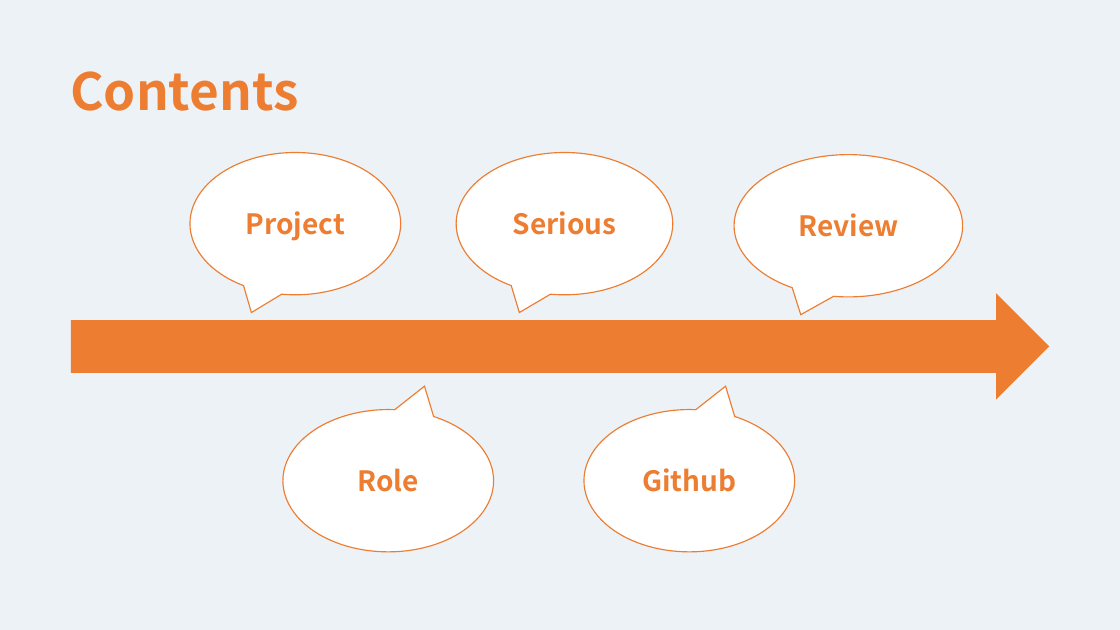
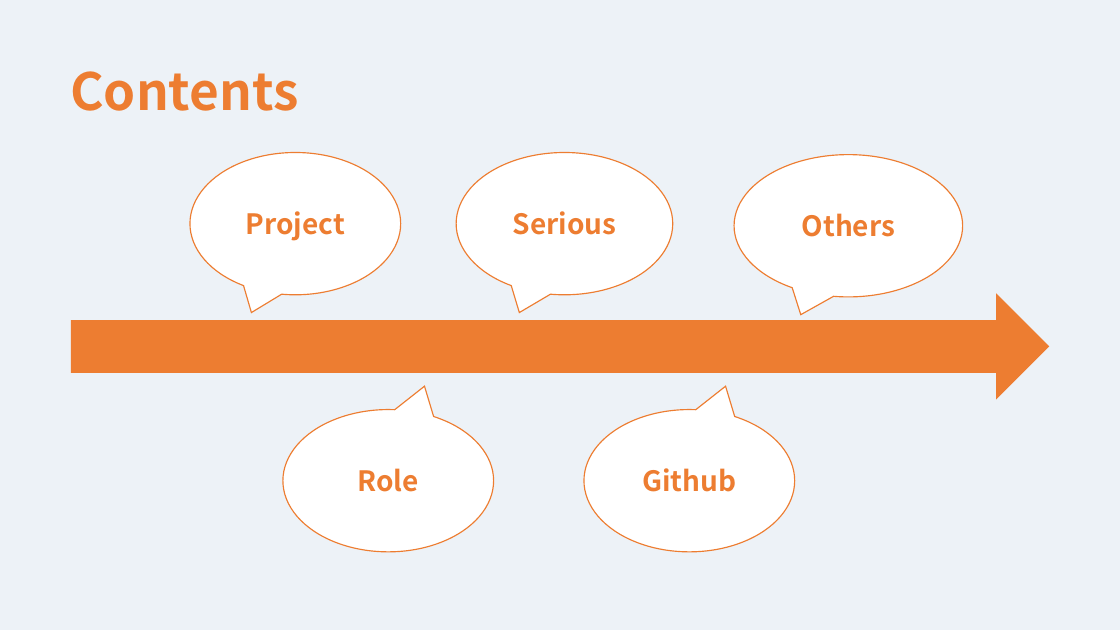
Before and after one commit to hbseo/desktop_calculator, a slide deck: slide 2 of The Others/Final.pptx. Drawn at 1120x630 pixels with LibreOffice and Linux fonts; fonts in the diff are those of the drawing. Boxes give left, top, right and bottom in pixels: in the first picture for what was removed or moved away, otherwise in the second. Text is boxed around its words. In the diff, an @@ line names an element or a change of style, - is before the commit and + after.

Commit message:
Update pt

```diff
--- a/The Others/Final.pptx
+++ b/The Others/Final.pptx
@@ text in speech bubble at (802, 213, 895, 237): text changed @@
-Review
+Others
```
Also in this commit, not shown: 2 slides added, 1 slide removed.
